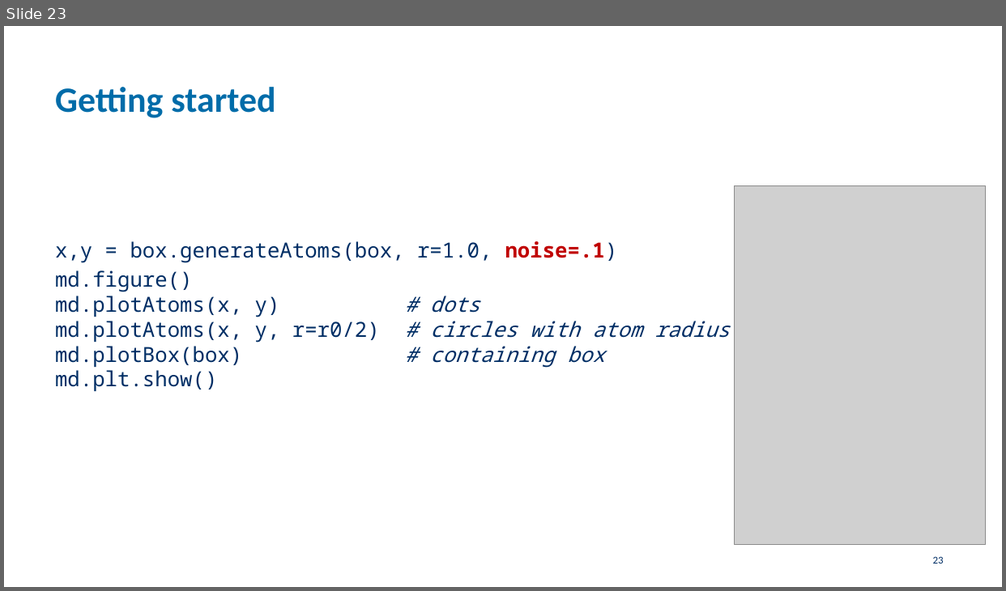
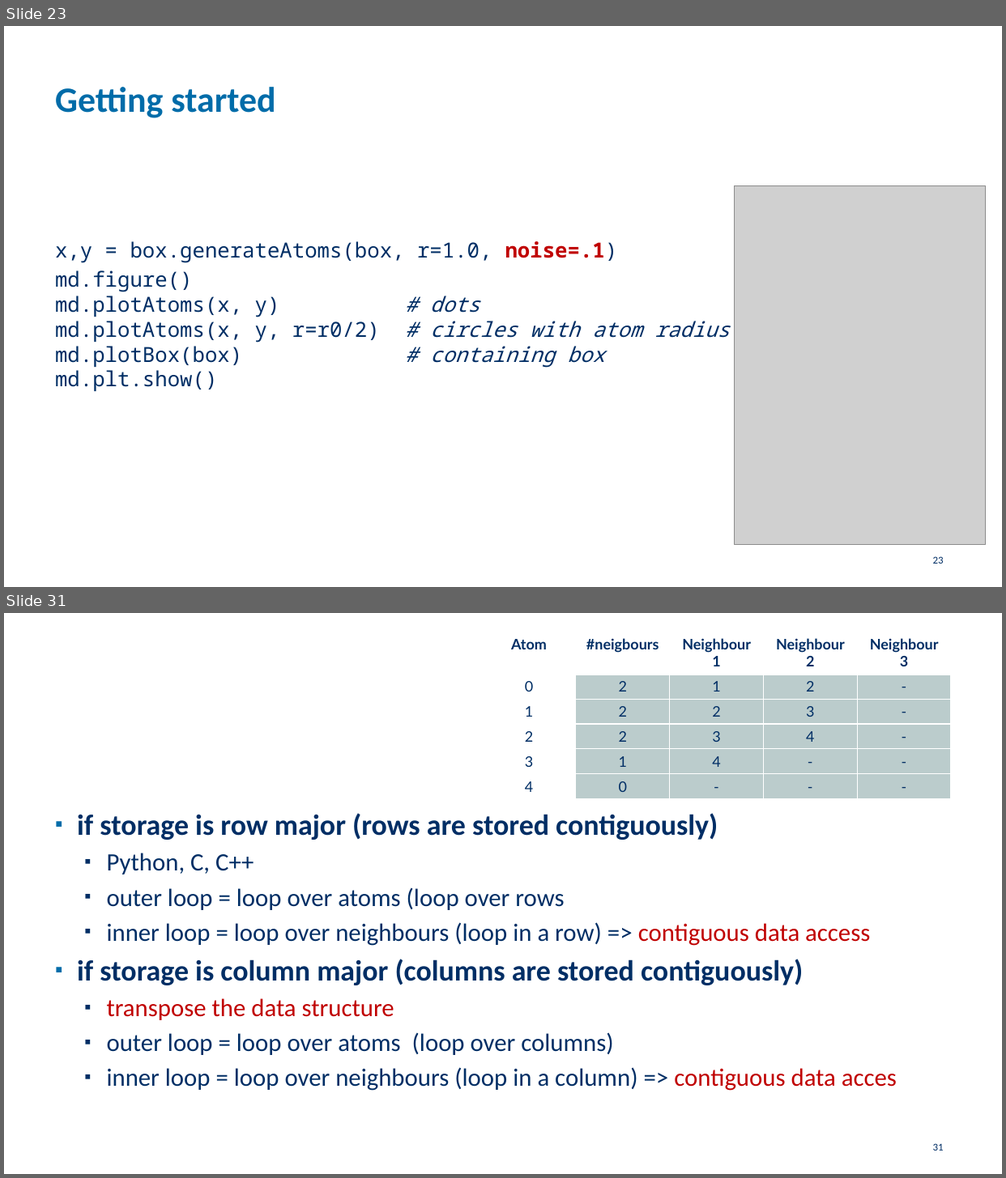
Before and after one commit to etijskens/pp, a slide deck: assignment-2021/assignment-2021.pptx. Shown one above the other, each under a label of ours: slide 23 before the commit, slides 23 and 31 after it; the slides between them are not shown. The pictures are 1006x591 and 1006x1178 pixels, drawn with LibreOffice and Linux fonts; fonts in the diff are those of the drawing; grey boxes stand for pictures; background and template pictures are left out. Boxes give left, top, right and bottom in pixels: in the first picture for what was removed or moved away, otherwise in the second. Text is boxed around its words. In the diff, an @@ line names an element or a change of style, - is before the commit and + after.

```diff
--- a/assignment-2021/assignment-2021.pptx
+++ b/assignment-2021/assignment-2021.pptx
@@ slide 31 added at [4,613,1002,1174], background #FFFFFF @@
@@ table added at [483,632,950,795], 6 rows, 5 columns @@
+Atom | #neigbours | Neighbour 1 | Neighbour 2 | Neighbour 3
+0 | 2 | 1 | 2 | -
+1 | 2 | 2 | 3 | -
+2 | 2 | 3 | 4 | -
+3 | 1 | 4 | - | -
+4 | 0 | - | - | -
@@ text added at [77,813,897,1091], 24 pt, text #002E65 @@
+▪ if storage is row major (rows are stored contiguously)
+  ▪ Python, C, C++
+  ▪ outer loop = loop over atoms (loop over rows
+  ▪ inner loop = loop over neighbours (loop in a row) => contiguous data access
+▪ if storage is column major (columns are stored contiguously)
+  ▪ transpose the data structure
+  ▪ outer loop = loop over atoms (loop over columns)
+  ▪ inner loop = loop over neighbours (loop in a column) => contiguous data acces
@@ page number added at [933,1144,944,1151], 10 pt, text #002E65 @@
+31
```
Also in this commit, not shown: 9 other slides added, 2 other files.
